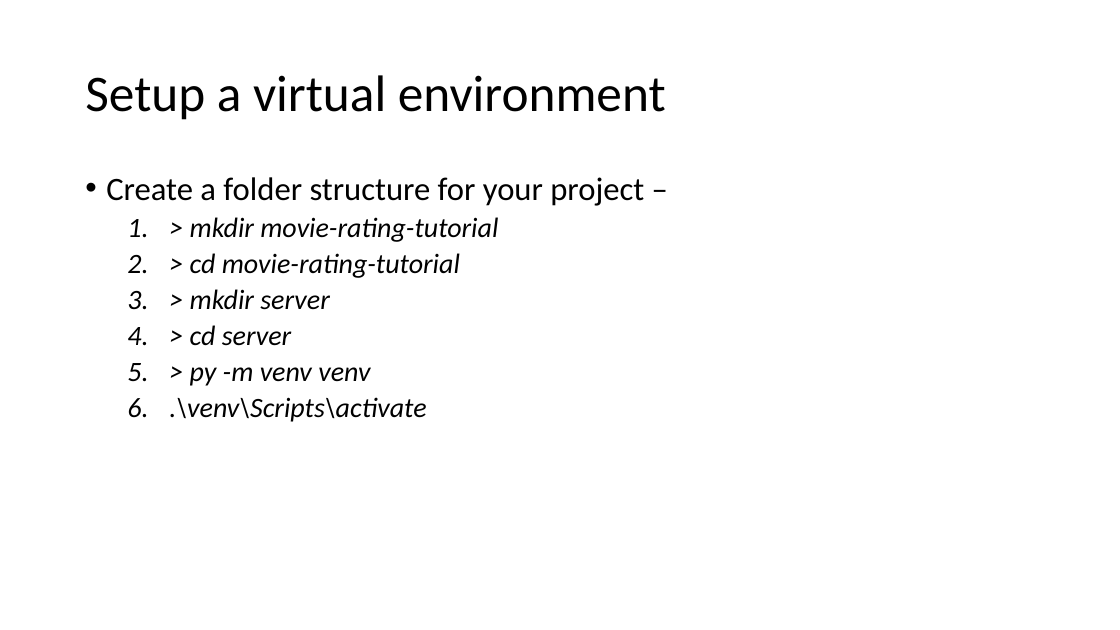
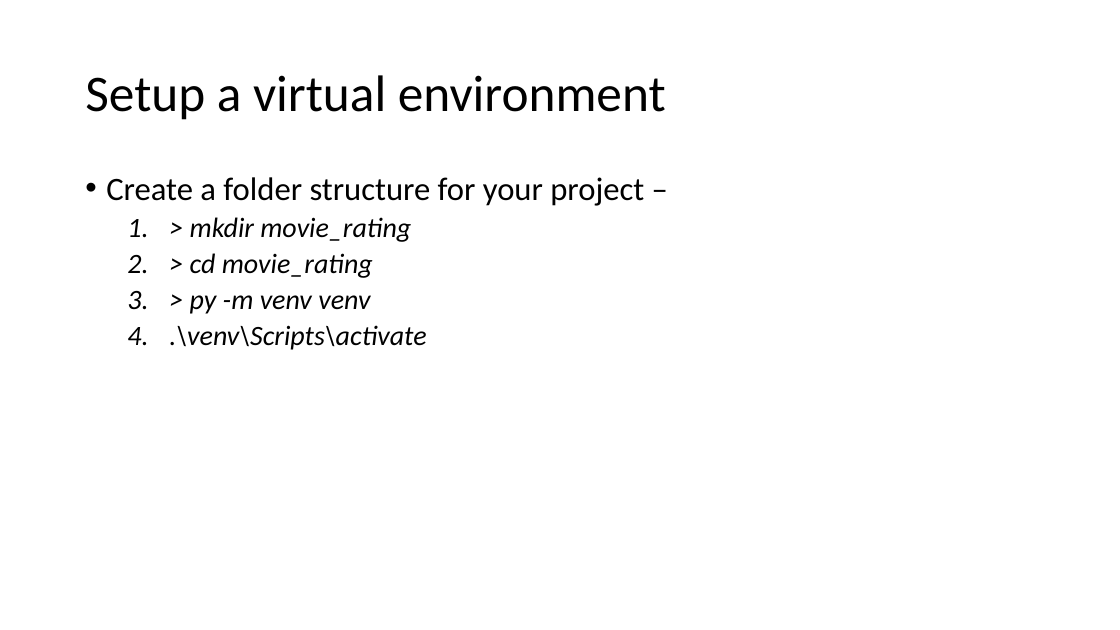
Before and after one commit to DivyaKampalli/movie-rating, a slide deck: slide 3 of Fullstack Tutorial.pptx. Drawn at 1120x630 pixels with LibreOffice and Linux fonts; fonts in the diff are those of the drawing. Boxes give left, top, right and bottom in pixels: in the first picture for what was removed or moved away, otherwise in the second. Text is boxed around its words. In the diff, an @@ line names an element or a change of style, - is before the commit and + after.

```diff
--- a/Fullstack Tutorial.pptx
+++ b/Fullstack Tutorial.pptx
@@ text at [190,217,411,278]: text changed @@
-  1. > mkdir movie-rating-tutorial
-  2. > cd movie-rating-tutorial
-  3. > mkdir server
-  4. > cd server
+  1. > mkdir movie_rating
+  2. > cd movie_rating
```
Also in this commit, not shown: 3 other slides changed, 13 slides added, 7 other files.
